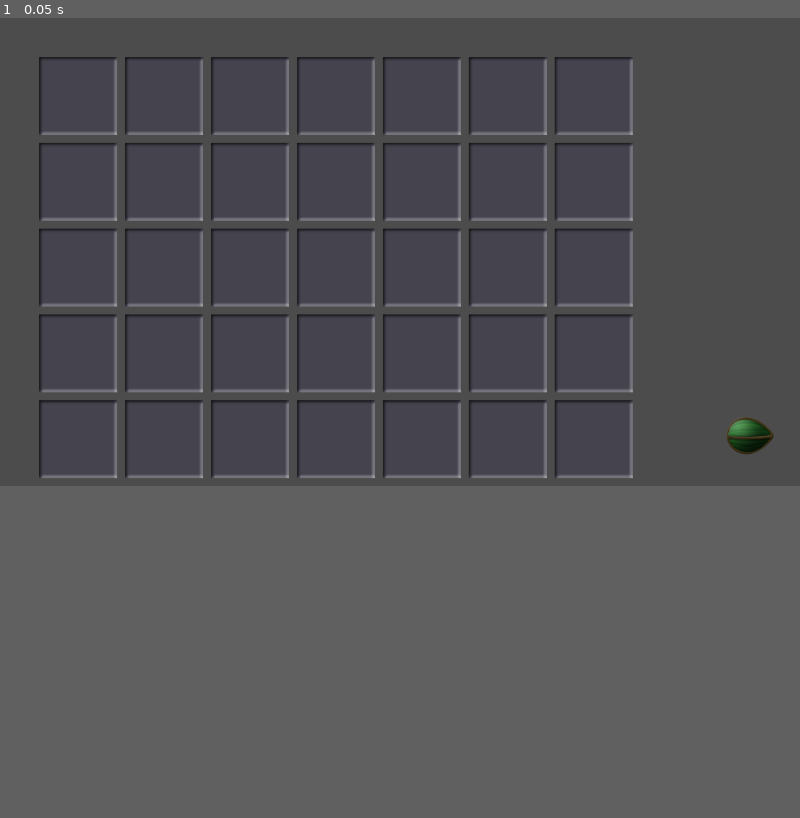
Above: before the commit, frame 1.
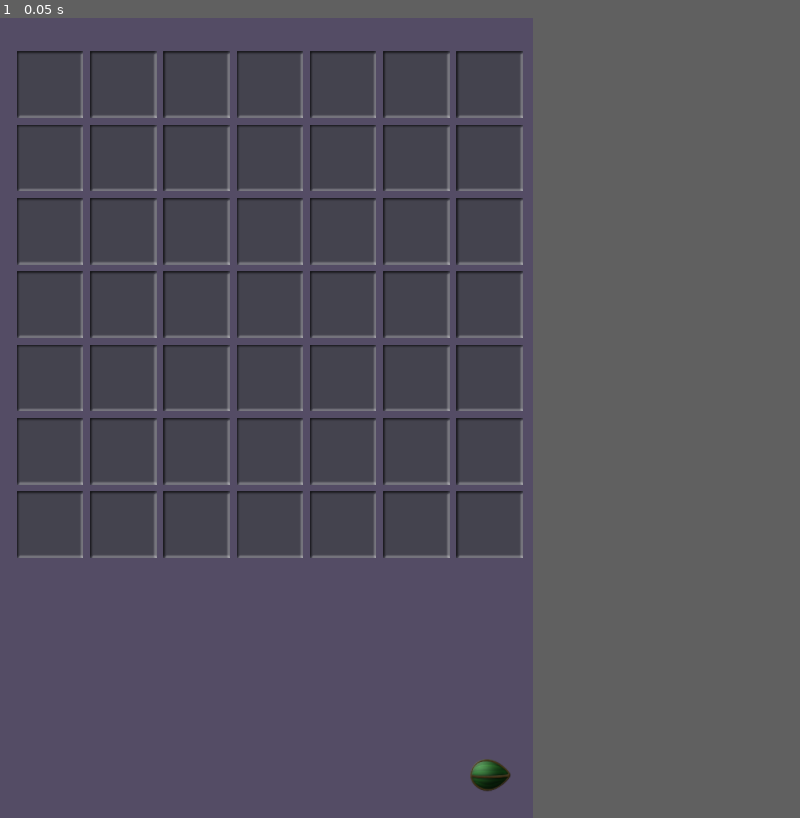
Above: after the commit, the same moment.

Repository: vibrunazo/godot-ttt
Game: Godot game, scene res://scenes/main.tscn
Same seed, same stepped clock (60 frames per second), same inputs: the game is played once before the commit and once after it.
Inputs:
- Up to frame 1 (0.05 s): no input
In our replay, the window is 800x468 before the commit and 533x800 after it. These sizes can differ from the game's own. Grey fills any space a smaller window leaves; there, only what the larger window draws over its background counts as a difference.

The runs differ from the first frame. In frame 1, 13% of the frame differs, in the area x 0-97%, y 0-97%.

Commit message:
to portrait mode

Diff:
--- a/project.godot
+++ b/project.godot
@@ -32,7 +32,12 @@
 
 [display]
 
+window/size/width=800
+window/size/height=1200
 window/dpi/allow_hidpi=true
+window/handheld/orientation="portrait"
+window/stretch/mode="2d"
+window/stretch/aspect="expand"
 
 [global]
 
--- a/scenes/grid.gd
+++ b/scenes/grid.gd
@@ -51,7 +51,7 @@
 	var new_tile = tile_scene.instance()
 	new_tile.position = pos
 	add_child(new_tile)
-	print('added tile at %s' % pos)
+#	print('added tile at %s' % pos)
 
 func build_piece_at_tile(tile: Vector2, type: String, level: int = 1):
 	var pos = grid_to_pixel(tile.x, tile.y)
--- a/scenes/grid.tscn
+++ b/scenes/grid.tscn
@@ -8,7 +8,7 @@
 script = ExtResource( 1 )
 
 [node name="UIFrame" type="Sprite" parent="."]
-modulate = Color( 1, 1, 1, 0.392157 )
+modulate = Color( 1, 1, 1, 0.784314 )
 position = Vector2( 350, 250 )
 scale = Vector2( 0.5, 0.5 )
 texture = ExtResource( 2 )
--- a/scenes/main.gd
+++ b/scenes/main.gd
@@ -1,4 +1,4 @@
-extends Node2D
+extends CanvasLayer
 
 
 # Declare member variables here. Examples:
--- a/scenes/main.tscn
+++ b/scenes/main.tscn
@@ -4,17 +4,18 @@
 [ext_resource path="res://scenes/grid.tscn" type="PackedScene" id=2]
 [ext_resource path="res://scenes/main.gd" type="Script" id=3]
 
-[node name="Main" type="Node2D"]
+[node name="UI" type="CanvasLayer"]
 script = ExtResource( 3 )
+
+[node name="ColorRect" type="ColorRect" parent="."]
+anchor_right = 1.0
+anchor_bottom = 1.0
+color = Color( 0.333333, 0.3, 0.4, 1 )
+
+[node name="next" parent="." instance=ExtResource( 1 )]
 
 [node name="grid" parent="." instance=ExtResource( 2 )]
 width = 7
 height = 7
 tile_size = Vector2( 100, 100 )
-start_pos = Vector2( 100, 100 )
-
-[node name="UI" type="CanvasLayer" parent="."]
-
-[node name="next" parent="UI" instance=ExtResource( 1 )]
-
-[connection signal="played_turn" from="grid" to="." method="_on_grid_played_turn"]
+start_pos = Vector2( 75, 100 )
